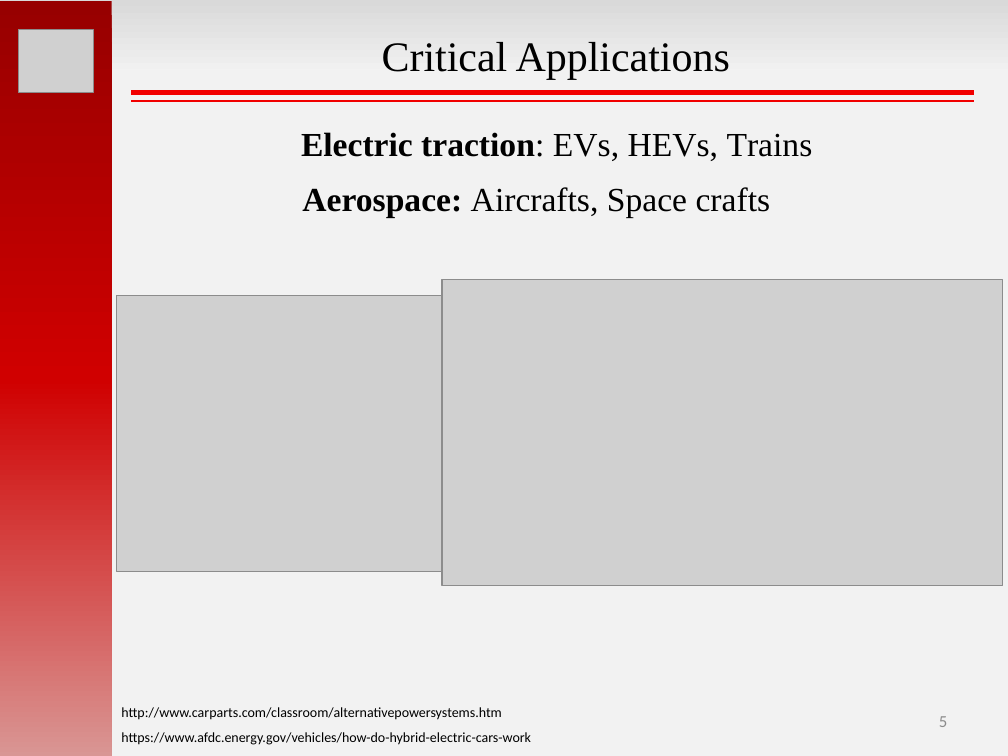
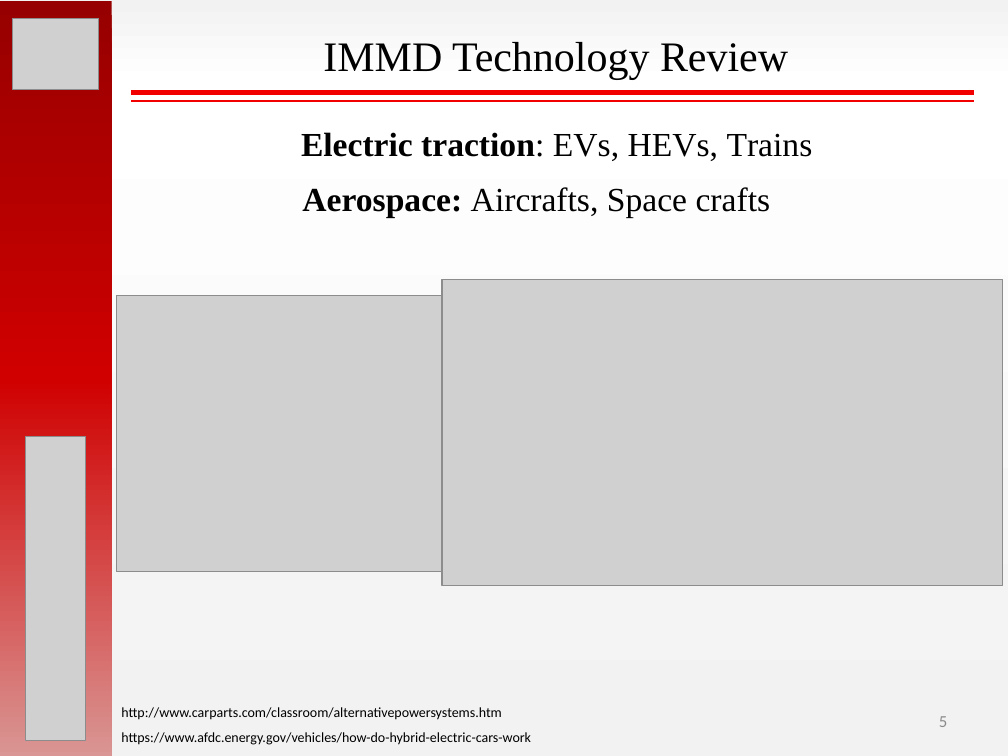
Before and after one commit to hakanpolat/IMMD, a slide deck: slide 5 of ISIE 2017/sunum/ISIE2017_OralPres_Mesut_Uğur.pptx. Drawn at 1008x756 pixels with LibreOffice and Linux fonts; fonts in the diff are those of the drawing; grey boxes stand for pictures. Boxes give left, top, right and bottom in pixels: in the first picture for what was removed or moved away, otherwise in the second. Text is boxed around its words. In the diff, an @@ line names an element or a change of style, - is before the commit and + after.

```diff
--- a/ISIE 2017/sunum/ISIE2017_OralPres_Mesut_Uğur.pptx
+++ b/ISIE 2017/sunum/ISIE2017_OralPres_Mesut_Uğur.pptx
@@ background gradient #D9D9D9 to #F2F2F2 to gradient #F2F2F2 to #FFFFFF @@
@@ picture: place and size @@
-picture at <box>18,29,94,92</box>
+picture at <box>13,18,99,90</box>
@@ text at <box>323,42,788,79</box>: text changed @@
-Critical Applications
+IMMD Technology Review
@@ picture added at <box>25,436,86,741</box> @@
```
Also in this commit, not shown: 14 other slides changed, 2 slides added, 5 slides removed.
